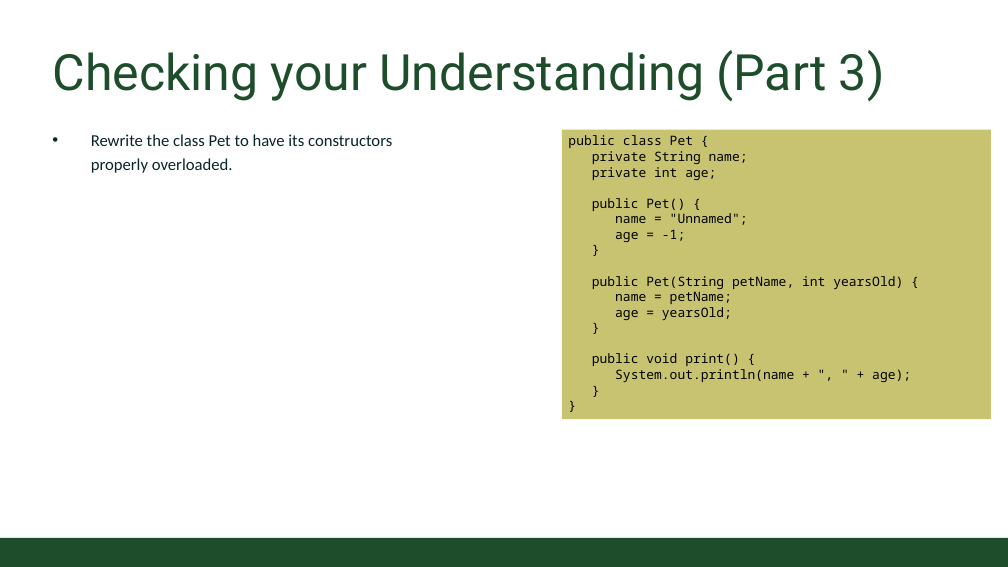
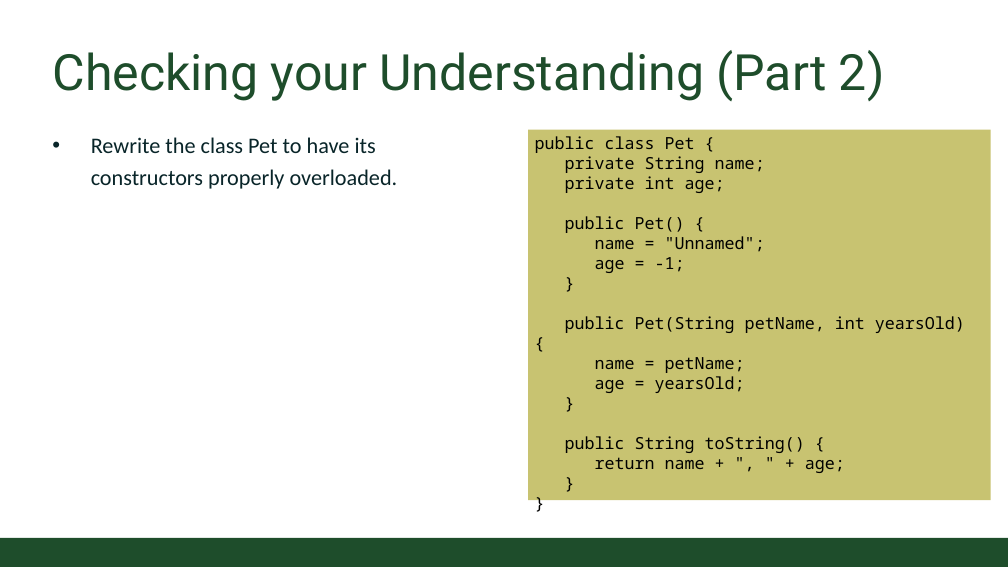
Before and after one commit to CSU-CompSci-CS163-4/Handouts, a slide deck: slide 9 of slides/On-Campus/09_03_MoreClasses.pptx (slide 10 before the commit). Drawn at 1008x567 pixels with LibreOffice and Linux fonts; fonts in the diff are those of the drawing; background and template pictures are left out. Boxes give left, top, right and bottom in pixels: in the first picture for what was removed or moved away, otherwise in the second. Text is boxed around its words. In the diff, an @@ line names an element or a change of style, - is before the commit and + after.

Commit message:
Lecture More Classes updated

```diff
--- a/slides/On-Campus/09_03_MoreClasses.pptx
+++ b/slides/On-Campus/09_03_MoreClasses.pptx
@@ title at <box>52,50,885,101</box>: text changed @@
-Checking your Understanding (Part 3)
+Checking your Understanding (Part 2)
@@ text "Rewrite the class Pet to ..." at <box>91,137,398,189</box>: size 18 to 24 pt @@
@@ rectangle "public class Pet {": place and size @@
-rectangle "public class Pet {" at <box>562,129,991,419</box>
+rectangle "public class Pet {" at <box>528,129,991,500</box>
@@ text in rectangle at <box>535,136,965,393</box>: size 14 to 18 pt in "public class Pet {", "private String name;", "private int age;", "public Pet() {" and 9 more places @@
@@ text in rectangle at <box>565,436,845,473</box>: text changed; size 14 to 18 pt @@
-public void print() {
-System.out.println(name + ", " + age);
+public String toString() {
+return name + ", " + age;
```
Also in this commit, not shown: 7 other slides changed, 3 slides added, 5 slides removed.
